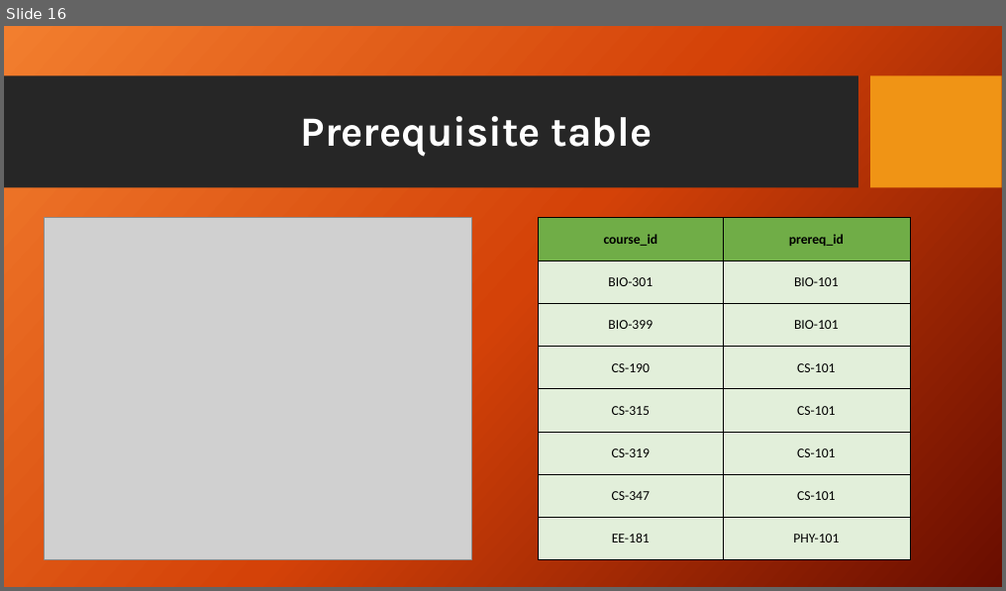
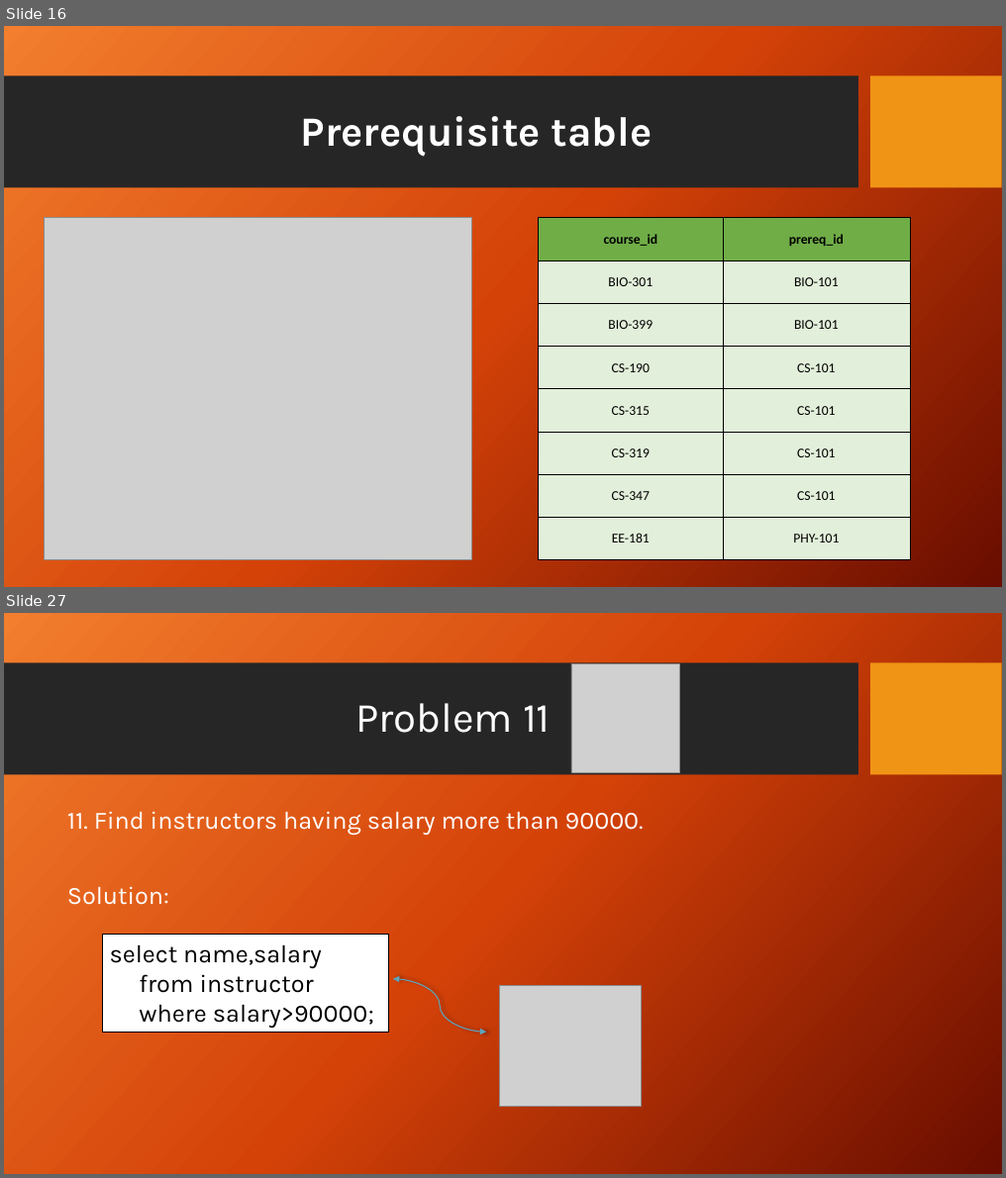
Before and after one commit to Antooo8/Antooo8, a slide deck: University Case study.pptx. Shown one above the other, each under a label of ours: slide 16 before the commit, slides 16 and 27 after it; the slides between them are not shown. The pictures are 1006x591 and 1006x1178 pixels, drawn with LibreOffice and Linux fonts; fonts in the diff are those of the drawing; grey boxes stand for pictures; background and template pictures are left out. Boxes give left, top, right and bottom in pixels: in the first picture for what was removed or moved away, otherwise in the second. Text is boxed around its words. In the diff, an @@ line names an element or a change of style, - is before the commit and + after.

```diff
--- a/University Case study.pptx
+++ b/University Case study.pptx
@@ slide 27 added at [4, 613, 1002, 1174], background picture (left out); not listed: 2 template elements that a slide beside it also shows @@
@@ picture added at [571, 663, 680, 772] @@
@@ title added at [355, 703, 550, 733], 40 pt, text #FFFFFF @@
+Problem 11
@@ text added at [67, 811, 644, 905], 24 pt, text #FFFFFF @@
+11. Find instructors having salary more than 90000.
+Solution:
@@ rectangle added at [102, 934, 388, 1032], fill #FFFFFF, outline #000000 1 pt, 24 pt, text #000000 @@
+select name,salary
+from instructor
+where salary>90000;
@@ curved double arrow added from (393, 979) to (486, 1032), #5AA6C0 1 pt @@
@@ picture added at [500, 986, 642, 1106] @@
```
Also in this commit, not shown: 30 other slides added.
